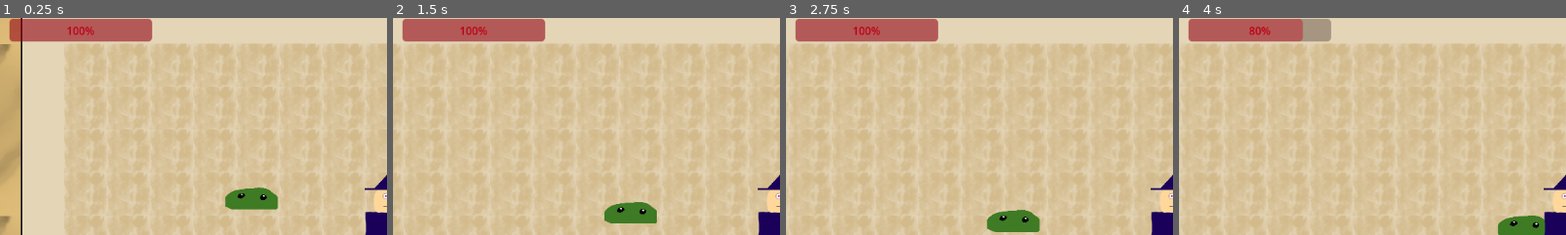
Above: before the commit, frames 1-4 (left to right).
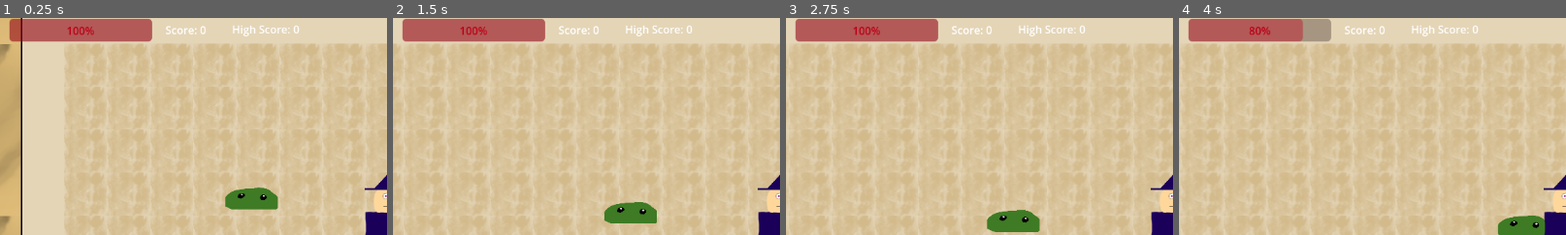
Above: after the commit, the same moments.

Repository: nuaht1/Eksamens-Projekt
Game: Godot game, scene res://node_2d.tscn
The game is run twice, just before and just after one commit, with the same random seed, the same clock (stepped at 60 frames per second) and the same inputs. This scene is started directly instead of the project's main scene.
Inputs (mouse positions are % of the whole screen's width and height, from its top left):
- Up to frame 1 (0.25 s): no input
- Up to frame 2 (1.5 s): tap Enter at 0.5 s; move the mouse to (72, 45) at 0.52 s; hold Right (ui_right) 0.53-1.25 s; tap F (enter_portal) at 0.6 s; click (72, 45) at 0.67 s; drag from (30, 55) to (74, 42) at 1.27 s
- Up to frame 3 (2.75 s): move the mouse to (60, 28) at 2.02 s; hold Right (ui_right) from 2.03 s (still down); tap F (enter_portal) at 2.1 s
- Up to frame 4 (4 s): release Right (ui_right) at 2.75 s; drag from (45, 70) to (20, 35) at 2.77 s; move the mouse to (80, 65) at 3.52 s; hold Left (ui_left) from 3.53 s (still down); tap F (enter_portal) at 3.6 s
The pictures show only the part of the screen within x 0-50%, y 2-52%; the shares and areas given below are measured in that part.

The runs differ from the first frame. In frame 1, 0.4% of the frame differs, in the area x 42-78%, y 3-9%; in frame 2, 0.4%; in frame 3, 0.4%; in frame 4, 0.4%.

Commit message:
Highscore

Diff:
--- a/eksamens-projekt/SafeCamp.gd
+++ b/eksamens-projekt/SafeCamp.gd
@@ -38,6 +38,8 @@
 	if body.is_in_group("player"):
 		inside_portal = true
 		print("Entered portal area. Press F to go to combat.")
+		ScoreManager.reset_score()
+
 
 func _on_Portal_body_exited(body: Node) -> void:
 	if body.is_in_group("player"):
--- /dev/null
+++ b/eksamens-projekt/ScoreManager.gd
@@ -0,0 +1,43 @@
+extends Node
+
+# signal declarations
+signal score_changed(new_score: int)
+signal high_score_changed(new_high_score: int)
+
+var current_score: int = 0
+var high_score:    int = 0
+
+func _ready() -> void:
+	_load_high_score()
+	emit_signal("high_score_changed", high_score)
+
+func add_score(points: int) -> void:
+	current_score += points
+	emit_signal("score_changed", current_score)
+	if current_score > high_score:
+		high_score = current_score
+		emit_signal("high_score_changed", high_score)
+		_save_high_score()
+
+func reset_score() -> void:
+	current_score = 0
+	emit_signal("score_changed", current_score)
+
+# ————————————————
+# Persistence helpers
+# ————————————————
+
+func _save_high_score() -> void:
+	var cfg := ConfigFile.new()
+	cfg.set_value("scores", "high_score", high_score)
+	var err := cfg.save("user://game_data.cfg")
+	if err != OK:
+		push_error("Failed saving high score: %s" % err)
+
+func _load_high_score() -> void:
+	var cfg := ConfigFile.new()
+	if cfg.load("user://game_data.cfg") == OK:
+		# get_value(section, key, default)
+		high_score = int(cfg.get_value("scores", "high_score", 0))
+	else:
+		high_score = 0
--- a/eksamens-projekt/acid_slime.gd
+++ b/eksamens-projekt/acid_slime.gd
@@ -46,6 +46,10 @@
 	print("Slime took %d damage, health now %d" % [amount, current_health])
 	if current_health <= 0:
 		die()
+		# e.g. in your Enemy.gd, when health <= 0:
+		ScoreManager.add_score(1)  # or whatever point value
+		queue_free()
+
 
 func die() -> void:
 	# You could spawn particles or play a sound here
--- a/eksamens-projekt/node_2d.gd
+++ b/eksamens-projekt/node_2d.gd
@@ -1,6 +1,8 @@
 extends Node2D
 
 @export var SlimeScene: PackedScene = preload("res://acid_slime.tscn")
+
+
 
 func _ready() -> void:
 	randomize()
@@ -8,6 +10,7 @@
 	var timer = $SpawnTimer
 	if not timer.is_connected("timeout", Callable(self, "_on_SpawnTimer_timeout")):
 		timer.connect("timeout", Callable(self, "_on_SpawnTimer_timeout"))
+
 
 func _on_SpawnTimer_timeout() -> void:
 	var slime = SlimeScene.instantiate()
--- a/eksamens-projekt/node_2d.tscn
+++ b/eksamens-projekt/node_2d.tscn
@@ -15,6 +15,7 @@
 [ext_resource type="Texture2D" uid="uid://ck3fspjmviygf" path="res://tileset 1/water corner border sprite.png" id="13_ta5nu"]
 [ext_resource type="Texture2D" uid="uid://b1r0bpvkg8rns" path="res://tileset 1/water sprite.png" id="14_flf07"]
 [ext_resource type="Texture2D" uid="uid://yqlapg53s44v" path="res://tileset 1/cactus.png" id="15_flf07"]
+[ext_resource type="Script" uid="uid://b4qccgc33wmgo" path="res://ui.gd" id="15_ta5nu"]
 
 [sub_resource type="TileSetAtlasSource" id="TileSetAtlasSource_k73cj"]
 texture = ExtResource("11_nr8wp")
@@ -181,6 +182,13 @@
 position = Vector2(1, 1)
 
 [node name="UI" type="CanvasLayer" parent="."]
+script = ExtResource("15_ta5nu")
+
+[node name="ScoreLabel" type="Label" parent="UI"]
+offset_left = 246.0
+offset_top = 22.0
+offset_right = 286.0
+offset_bottom = 45.0
 
 [node name="HealthBar" type="ProgressBar" parent="UI"]
 modulate = Color(0.778661, 0, 0.0934957, 1)
@@ -189,6 +197,12 @@
 offset_right = 226.0
 offset_bottom = 51.0
 
+[node name="HighScoreLabel" type="Label" parent="UI"]
+offset_left = 345.0
+offset_top = 21.0
+offset_right = 436.0
+offset_bottom = 44.0
+
 [node name="WaterSpell" parent="." instance=ExtResource("9_4d7sh")]
 
 [node name="SpawnTimer" type="Timer" parent="."]
--- a/eksamens-projekt/project.godot
+++ b/eksamens-projekt/project.godot
@@ -14,6 +14,10 @@
 run/main_scene="uid://bnemx80yufm87"
 config/features=PackedStringArray("4.4", "Forward Plus")
 config/icon="res://icon.svg"
+
+[autoload]
+
+ScoreManager="*res://ScoreManager.gd"
 
 [global_group]
 
--- /dev/null
+++ b/eksamens-projekt/ui.gd
@@ -0,0 +1,18 @@
+# UI.gd, attached to your CanvasLayer named “UI”
+
+extends CanvasLayer
+
+@onready var score_label = $ScoreLabel
+@onready var high_label  = $HighScoreLabel
+
+func _ready() -> void:
+	ScoreManager.connect("score_changed",       Callable(self, "_on_score_changed"))
+	ScoreManager.connect("high_score_changed", Callable(self, "_on_high_score_changed"))
+	_on_score_changed( ScoreManager.current_score )
+	_on_high_score_changed( ScoreManager.high_score )
+
+func _on_score_changed(new_score: int) -> void:
+	score_label.text = "Score: %d" % new_score
+
+func _on_high_score_changed(new_high: int) -> void:
+	high_label.text = "High Score: %d" % new_high
Not shown, added: eksamens-projekt/ScoreManager.gd.uid
Not shown: 1 places in eksamens-projekt/node_2d.tscn that only renumber resources
Not shown, added: eksamens-projekt/ui.gd.uid
